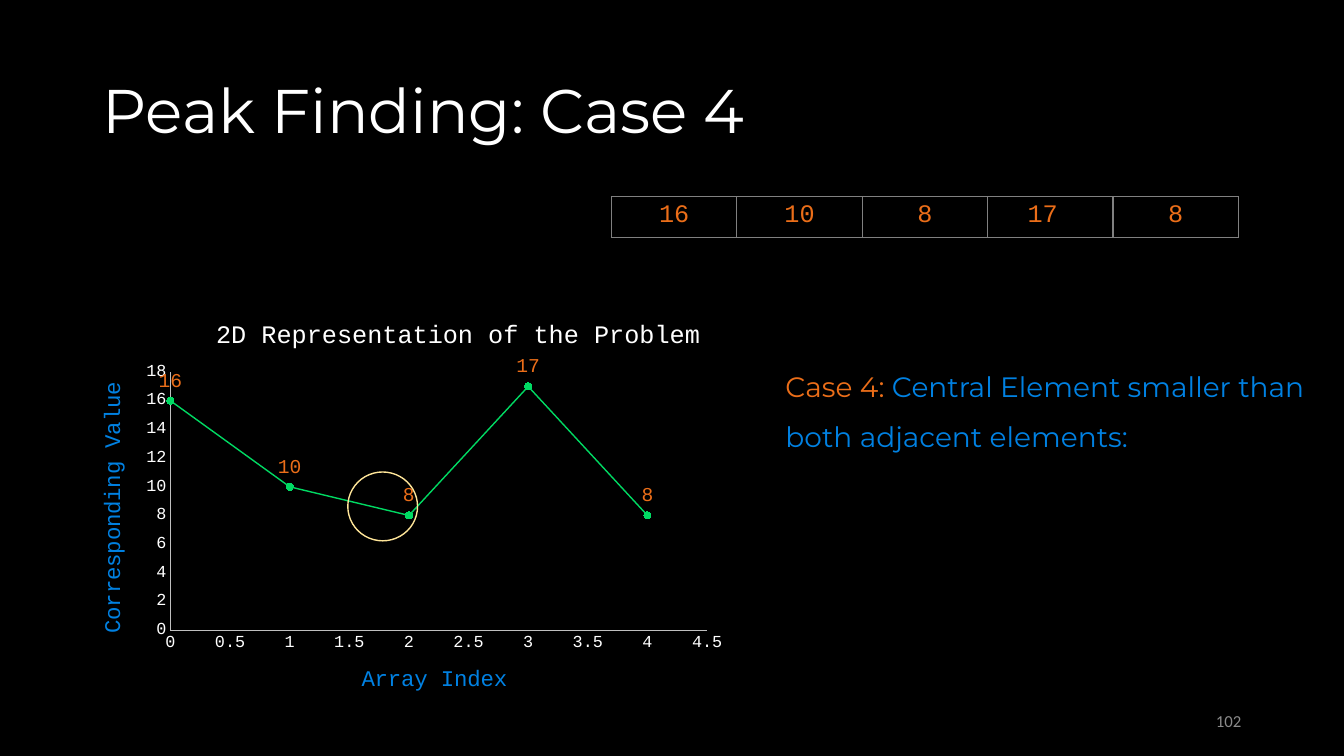
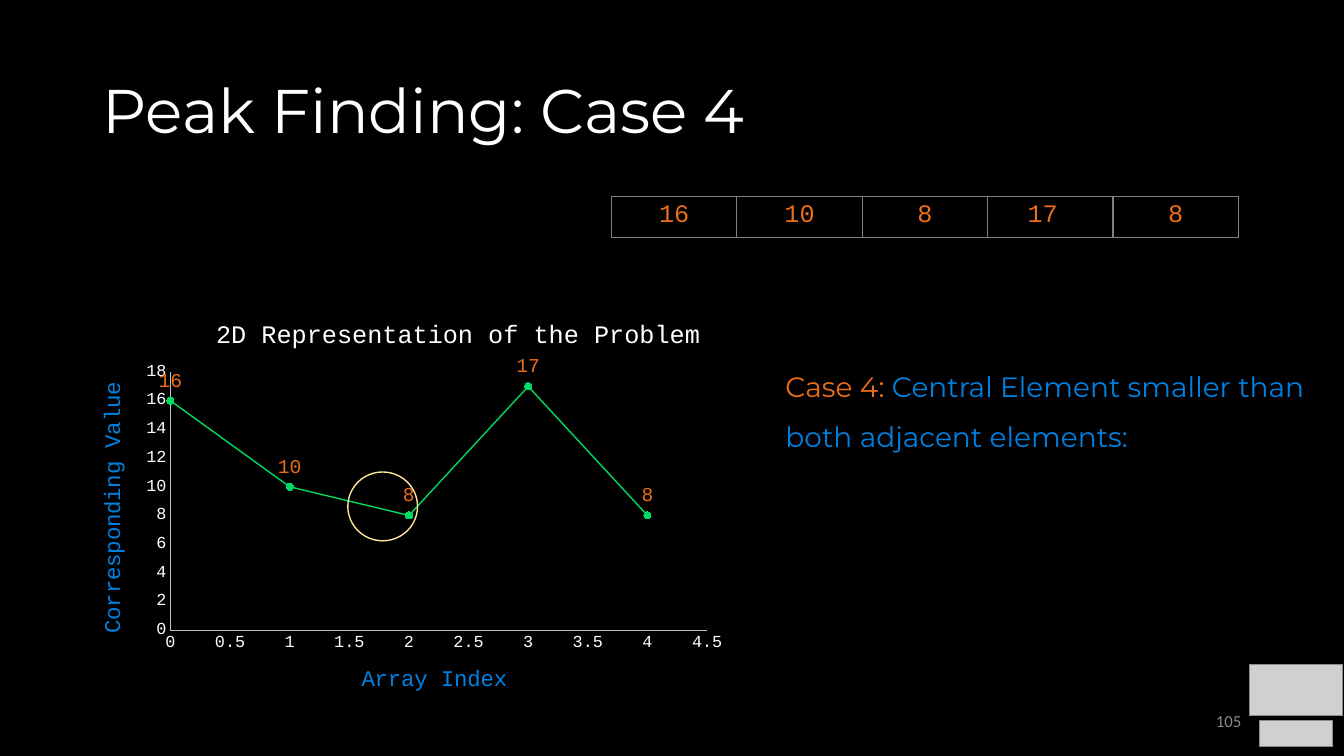
Before and after one commit to COP3530/Instructional-Content, a slide deck: slide 105 of Slides-PPT/1 - Algorithmic Analysis.pptx (slide 102 before the commit). Drawn at 1344x756 pixels with LibreOffice and Linux fonts; fonts in the diff are those of the drawing; grey boxes stand for pictures. Boxes give left, top, right and bottom in pixels: in the first picture for what was removed or moved away, otherwise in the second. Text is boxed around its words. In the diff, an @@ line names an element or a change of style, - is before the commit and + after.

```diff
--- a/Slides-PPT/1 - Algorithmic Analysis.pptx
+++ b/Slides-PPT/1 - Algorithmic Analysis.pptx
@@ picture added at box(1250, 664, 1343, 716) @@
@@ page number at box(1216, 716, 1241, 727): text changed @@
-102
+105
@@ picture added at box(1259, 721, 1333, 747) @@
```
Also in this commit, not shown: 100 other slides changed, 5 slides added, 2 slides removed, 2 other files.
